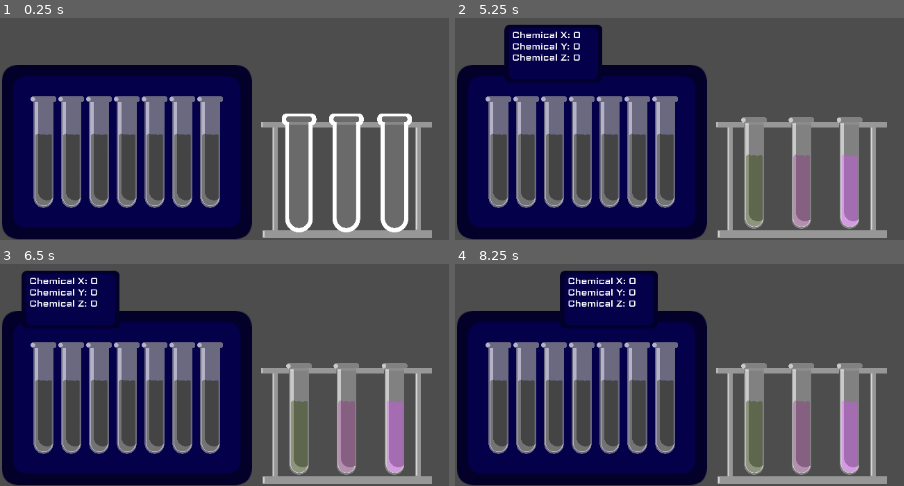
Above: before the commit, frames 1-4 (two rows, left to right).
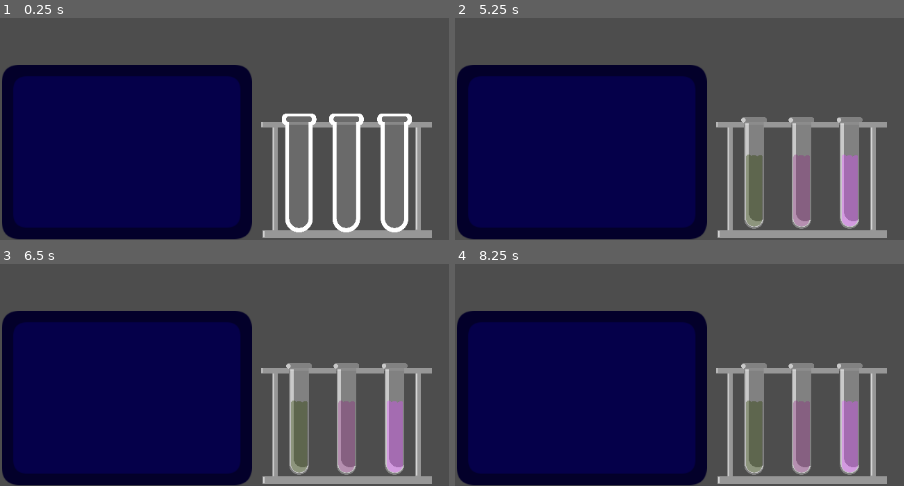
Above: after the commit, the same moments.

Repository: DevEhanTariq/godot-wild-jam-94
Game: Godot game, scene res://MainScenes/Workshop.tscn
Two runs of this game, one before a commit and one after it. Both use one fixed random seed, a clock stepped at 60 frames per second and the inputs below.
Inputs (mouse positions are in pixels of both pictures, inside the frame that each line leads up to):
- Up to frame 1 (0.25 s): no input
- Up to frame 2 (5.25 s): click (800, 173) at 0.52 s; click (755, 173) at 1.27 s; click (850, 173) at 2 s; tap Enter at 2.75, 4.25 s; move the mouse to (800, 173) at 2.77 s; tap Space at 3.5, 5 s; move the mouse to (755, 173) at 3.52 s; move the mouse to (850, 173) at 4.27 s; move the mouse to (553, 151) at 5.02 s
- Up to frame 3 (6.5 s): tap Enter at 5.75 s; move the mouse to (71, 397) at 5.77 s
- Up to frame 4 (8.25 s): tap Space at 6.5 s; move the mouse to (580, 397) at 6.52 s; move the mouse to (499, 397) at 7.27 s; move the mouse to (607, 397) at 8.02 s

The runs differ from the first frame. In frame 1, 16% of the frame differs, in the area x 6-50%, y 35-86%; in frame 2, 21%; in frame 3, 21%, in the area x 4-50%, y 3-86%; in frame 4, 21%.

Commit message:
Fix: Fixed "Tubes" dictionary
- Fixed "Tubes" dictionary in the "inventory" scene

Diff:
--- a/ExtraScenes/Inventory.tscn
+++ b/ExtraScenes/Inventory.tscn
@@ -12,21 +12,28 @@
 texture = ExtResource("1_pohso")
 
 [node name="TestTube" parent="." unique_id=168604631 instance=ExtResource("2_v4278")]
+visible = false
 position = Vector2(-200, 0)
 
 [node name="TestTube2" parent="." unique_id=887427504 instance=ExtResource("2_v4278")]
+visible = false
 position = Vector2(-400, 0)
 
 [node name="TestTube3" parent="." unique_id=1453875939 instance=ExtResource("2_v4278")]
+visible = false
 
 [node name="TestTube4" parent="." unique_id=1722537237 instance=ExtResource("2_v4278")]
+visible = false
 position = Vector2(-600, 0)
 
 [node name="TestTube5" parent="." unique_id=1737174007 instance=ExtResource("2_v4278")]
+visible = false
 position = Vector2(200, 0)
 
 [node name="TestTube6" parent="." unique_id=1857135484 instance=ExtResource("2_v4278")]
+visible = false
 position = Vector2(400, 0)
 
 [node name="TestTube7" parent="." unique_id=1824021367 instance=ExtResource("2_v4278")]
+visible = false
 position = Vector2(600, 0)
--- a/ExtraScenes/inventory.gd
+++ b/ExtraScenes/inventory.gd
@@ -1,12 +1,13 @@
 extends Node2D
 
-var Tubes = {0:"TestTube",
-1:"TestTube2",
-2:"TestTube3",
-3:"TestTube4",
-4:"TestTube5",
-5:"TestTube6",
-6:"TestTube7"
+var Tubes = {
+0:$TestTube,
+1:$TestTube2,
+2:$TestTube3,
+3:$TestTube4,
+4:$TestTube5,
+5:$TestTube6,
+6:$TestTube7
 }
 
 # Called when the node enters the scene tree for the first time.
@@ -16,5 +17,7 @@
 
 # Called every frame. 'delta' is the elapsed time since the previous frame.
 func _process(delta: float) -> void:
-	for i in len(Global.TestTubes):
-		pass
+	pass
+	#for i in len(Global.TestTubes):
+	#	var currentTube = Tubes[i]
+	#	currentTube.visible = true
